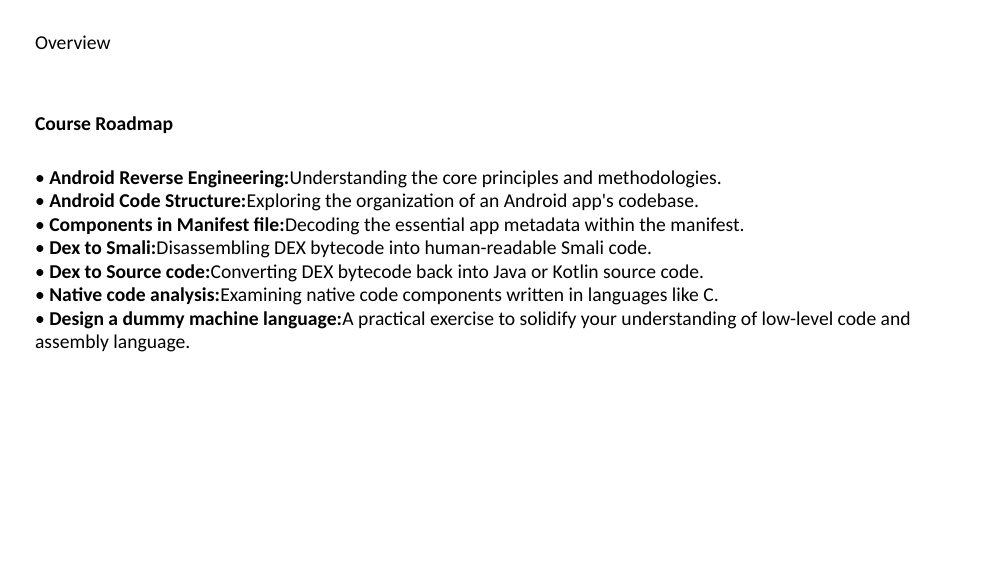
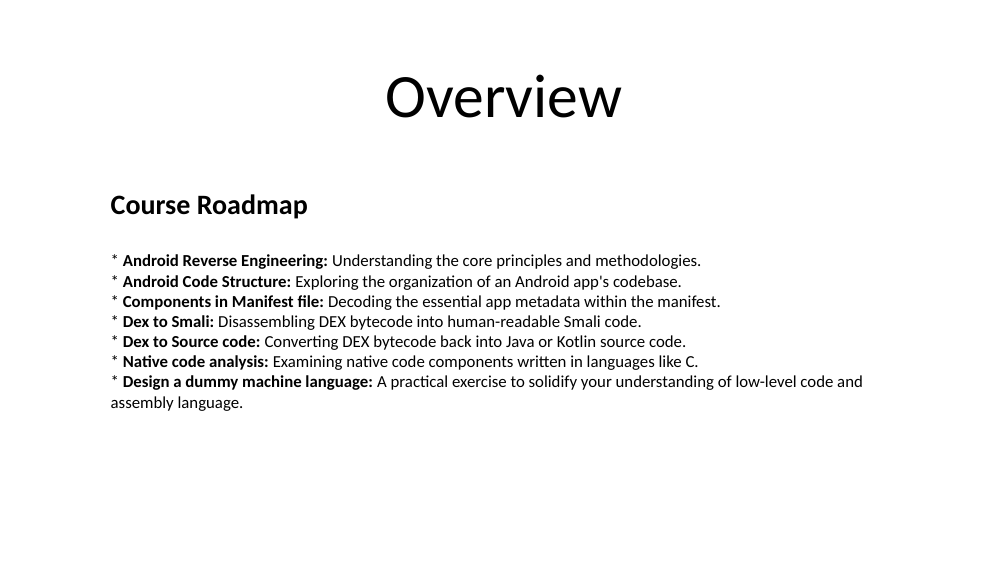
Before and after one commit to munirrudy-sg/Boring-Slide-Eradicator-inator, a slide deck: slide 2 of presentation.pptx. Drawn at 1008x567 pixels with LibreOffice and Linux fonts; fonts in the diff are those of the drawing. Boxes give left, top, right and bottom in pixels: in the first picture for what was removed or moved away, otherwise in the second. Text is boxed around its words. In the diff, an @@ line names an element or a change of style, - is before the commit and + after.

```diff
--- a/presentation.pptx
+++ b/presentation.pptx
@@ title "Overview": place and size @@
-title "Overview" at bbox=[35, 35, 110, 49]
+title "Overview" at bbox=[385, 74, 622, 118]
@@ title "Overview" at bbox=[385, 74, 622, 118]: size 14 to 44 pt; alignment left to centre; vertical alignment top to middle @@
@@ text "Course Roadmap": place and size @@
-text "Course Roadmap" at bbox=[35, 116, 911, 352]
+text "Course Roadmap" at bbox=[111, 194, 863, 411]
@@ text at bbox=[111, 194, 308, 219]: size 14 to 20 pt in "Course Roadmap" @@
@@ text at bbox=[111, 254, 863, 411]: text changed; size 14 to 12 pt @@
-• Android Reverse Engineering:Understanding the core principles and methodologies.
-• Android Code Structure:Exploring the organization of an Android app's codebase.
-• Components in Manifest file:Decoding the essential app metadata within the manifest.
-• Dex to Smali:Disassembling DEX bytecode into human-readable Smali code.
-• Dex to Source code:Converting DEX bytecode back into Java or Kotlin source code.
-• Native code analysis:Examining native code components written in languages like C.
-• Design a dummy machine language:A practical exercise to solidify your understanding of low-level code and assembly language.
+* Android Reverse Engineering: Understanding the core principles and methodologies.
+* Android Code Structure: Exploring the organization of an Android app's codebase.
+* Components in Manifest file: Decoding the essential app metadata within the manifest.
+* Dex to Smali: Disassembling DEX bytecode into human-readable Smali code.
+* Dex to Source code: Converting DEX bytecode back into Java or Kotlin source code.
+* Native code analysis: Examining native code components written in languages like C.
+* Design a dummy machine language: A practical exercise to solidify your understanding of low-level code and assembly language.
```
Also in this commit, not shown: 13 other slides changed, 1 slide added, 1 slide removed, 3 other files.
